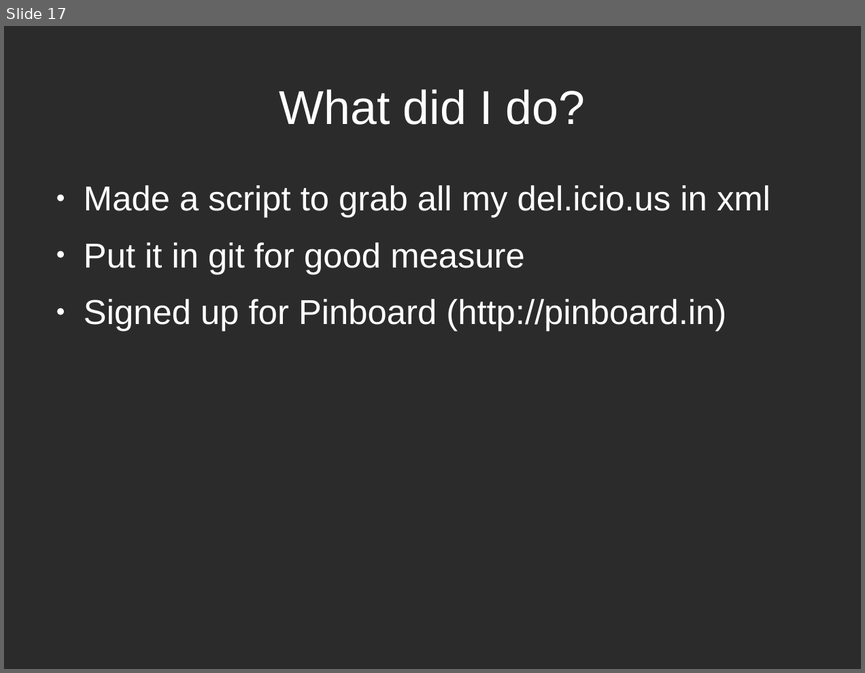
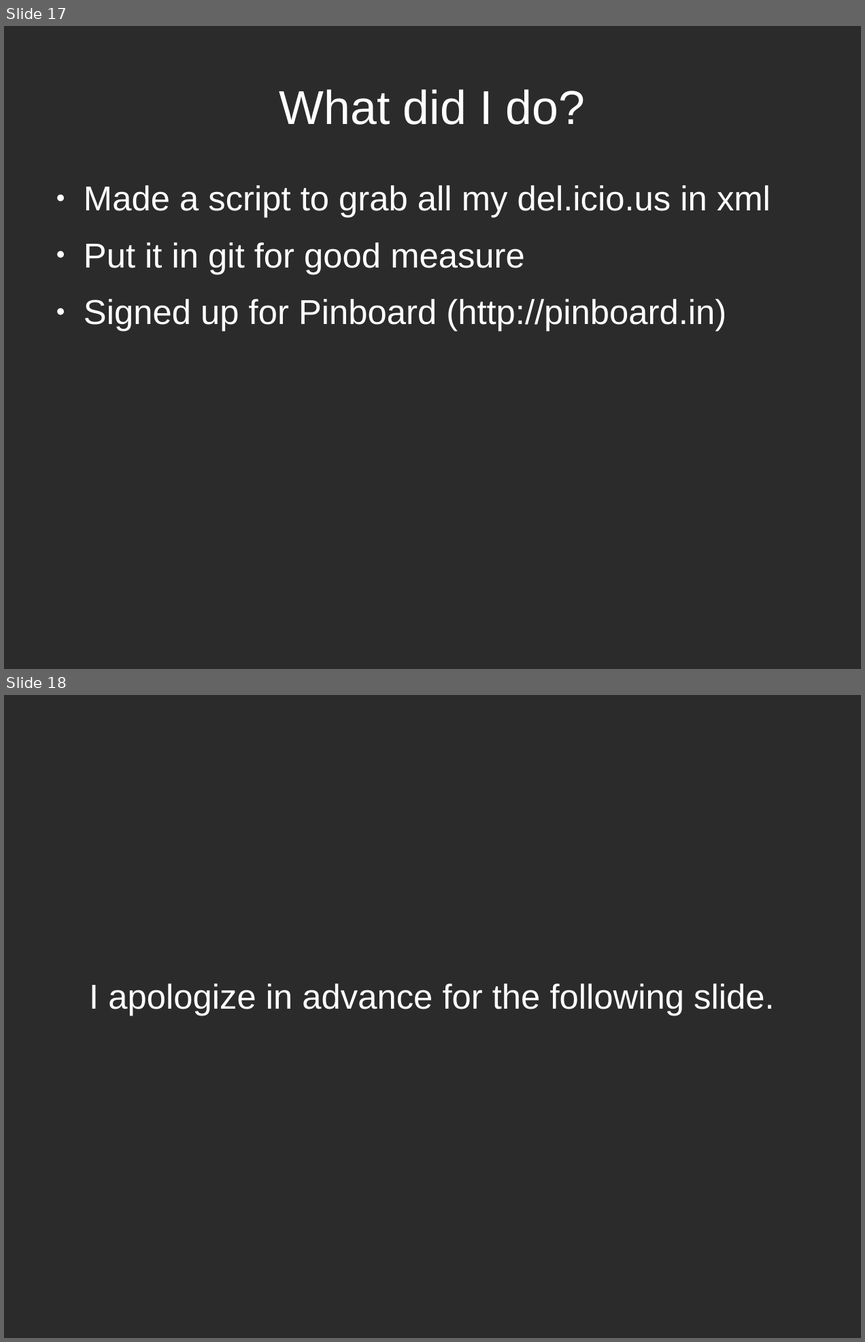
Before and after one commit to ruebot/SuperConference-2011---Cloud-computing, a slide deck: sc-2011-local-clouds.odp. Shown one above the other, each under a label of ours: slide 17 before the commit, slides 17 and 18 after it. The pictures are 865x673 and 865x1342 pixels, drawn with LibreOffice and Linux fonts; fonts in the diff are those of the drawing; background and template pictures are left out; a plain dark background stands for a picture behind light text. Boxes give left, top, right and bottom in pixels: in the first picture for what was removed or moved away, otherwise in the second. Text is boxed around its words. In the diff, an @@ line names an element or a change of style, - is before the commit and + after.

```diff
--- a/sc-2011-local-clouds.odp
+++ b/sc-2011-local-clouds.odp
@@ slide 18 added at (4,695,861,1338), background picture (left out) @@
@@ subtitle added at (89,983,774,1016), 32 pt, text #FFFFFF @@
+I apologize in advance for the following slide.
```
Also in this commit, not shown: 1 slide changed.
